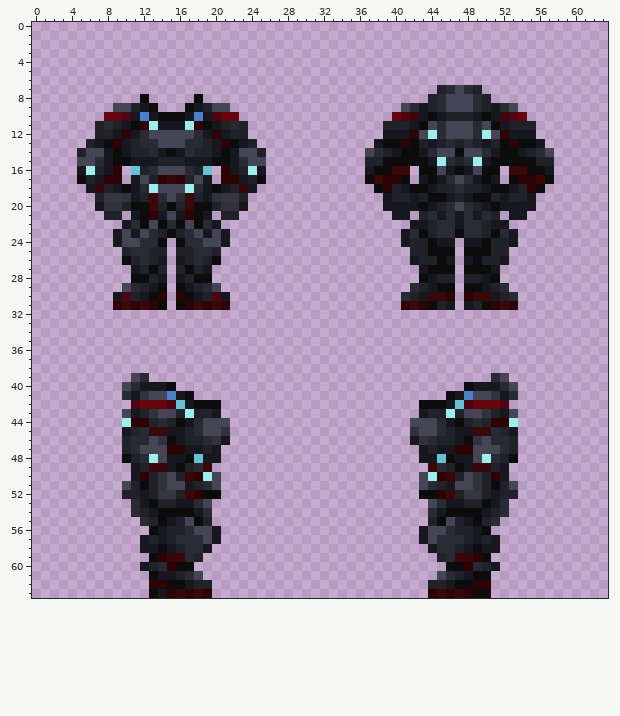
One commit to this pixel-art sprite: Resources/Textures/Exodus/Clothing/OuterClothing/Hardsuits/death_squad_commander.rsi/equipped-OUTERCLOTHING-reptilian.png. Above: the version before the commit.
The file is 64x64 pixels. Colours within 5 levels of each other are drawn and written as one.
After the commit:
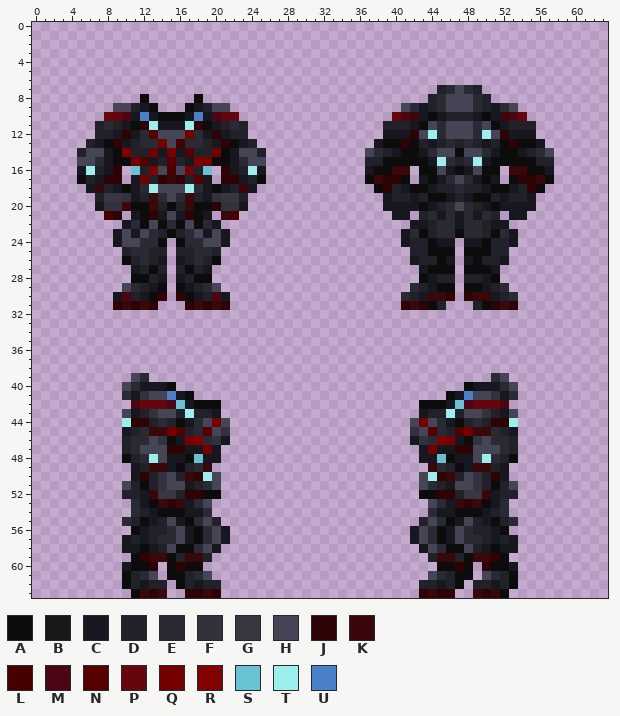
Palette (. is transparent): A #0c0c0d  B #181819  C #17171f  D #212129  E #2a2a34  F #31323c  G #373742  H #454555  J #2e0306  K #3a080b  L #470000  M #4b0513  N #540000  P #65050d  Q #740000  R #810000  S #68c2d3  T #9defee  U #4b80ca
Edits made:
y 12: x 13 H -> N; x 17 H -> Q
y 13: x 14 H -> Q; x 16 H -> L
y 14: x 10 C -> R; x 13 E -> Q; x 15 A -> Q; x 17 E -> N; x 20 C -> Q
y 15: x 11..12 CC -> QN; x 15 D -> N; x 18..19 CC -> RQ
y 16: x 13 E -> R; x 15 H -> L; x 17 E -> Q
y 17: x 12 H -> Q; x 18 H -> N
y 20: x 10 D -> K; x 20 D -> J
y 21: x 8..9 DD -> LJ; x 21..22 DD -> KL
y 31: x 14 A -> .; x 16 A -> .; x 46 C -> .; x 48 C -> .
y 44: x 20 H -> Q; x 43 H -> Q
y 45: x 15..16 CC -> QN; x 19 H -> N; x 44 H -> N; x 47..48 CC -> NQ
y 46: x 17..18 DD -> QR; x 45..46 DD -> RQ
y 47: x 19 D -> Q; x 44 D -> Q
y 52: x 13 D -> K; x 17 K -> J; x 46 K -> J; x 50 D -> K
y 53: x 14..16 DDC -> KJK; x 47..49 CDD -> KJK
y 54: x 17 A -> C; x 46 A -> C
y 55: x 10..20 ..EDACDHAD. -> EDACDHCAEHD; x 43..53 .DAHDCADE.. -> DHEACHDCADE
y 56: x 11..21 ..ACDDEHHC. -> ACDDEHCAEHC; x 42..52 .CHHEDDCA.. -> CHEACHEDDCA
y 57: x 10..11 .. -> CD; x 14..21 CDEEEHC. -> EEHCAEHC; x 42..49 .CHEEEDC -> CHEACHEE; x 52..53 .. -> DC
y 58: x 10..12 ..C -> CCA; x 14..17 ACDE -> DHAA; x 19..20 C. -> HC; x 43..44 .C -> CH; x 46..49 EDCA -> AAHD; x 51..53 C.. -> ACC
y 59: x 11..19 ..AJKKED. -> AJKKADKKD; x 44..52 .DEKKJA.. -> DKKDAKKJA
y 60: x 10..16 ..CDEJA -> CAAJ.AJ; x 18 . -> A; x 45 . -> A; x 47..53 AJEDC.. -> JA.JAAC
y 61: x 10..19 ...ACCDEH. -> ADEH.AADEH; x 44..53 .HEDCAA... -> HEDAA.HEDA
y 62: x 10..15 ...JJA -> ADCDD.; x 17..18 CD -> DC; x 20 . -> D; x 43 . -> D; x 45..46 DC -> CD; x 48..53 AJJ... -> .DDCDA
y 63: x 11..16 ..ACJK -> AKJK..; x 18..20 KJ. -> JKJ; x 43..45 .JK -> JKJ; x 47..52 KJAA.. -> ..KJKA
